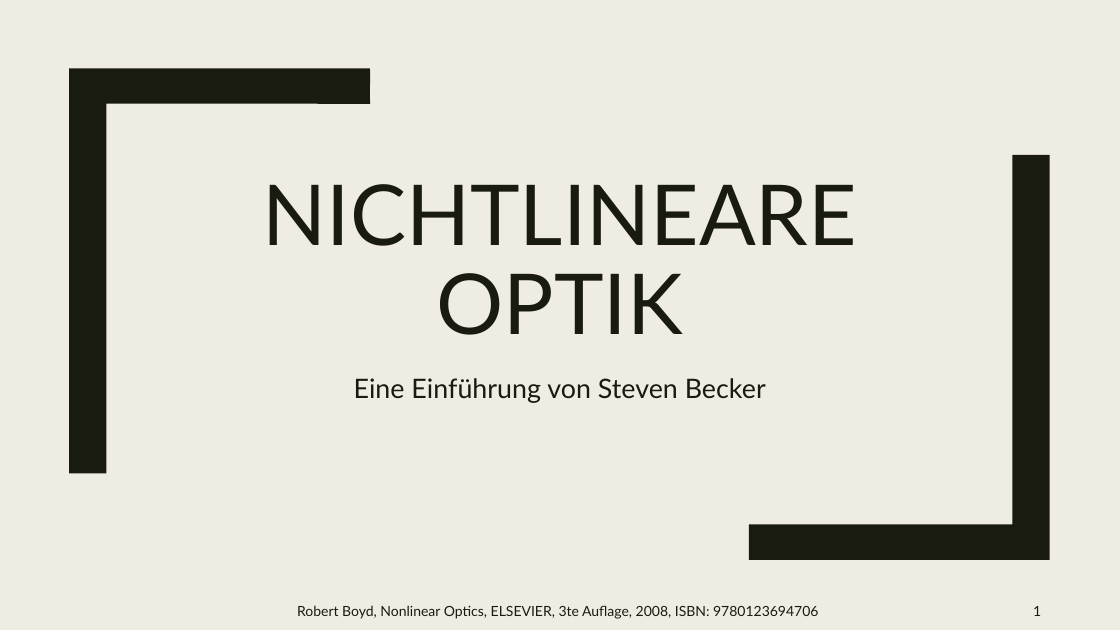
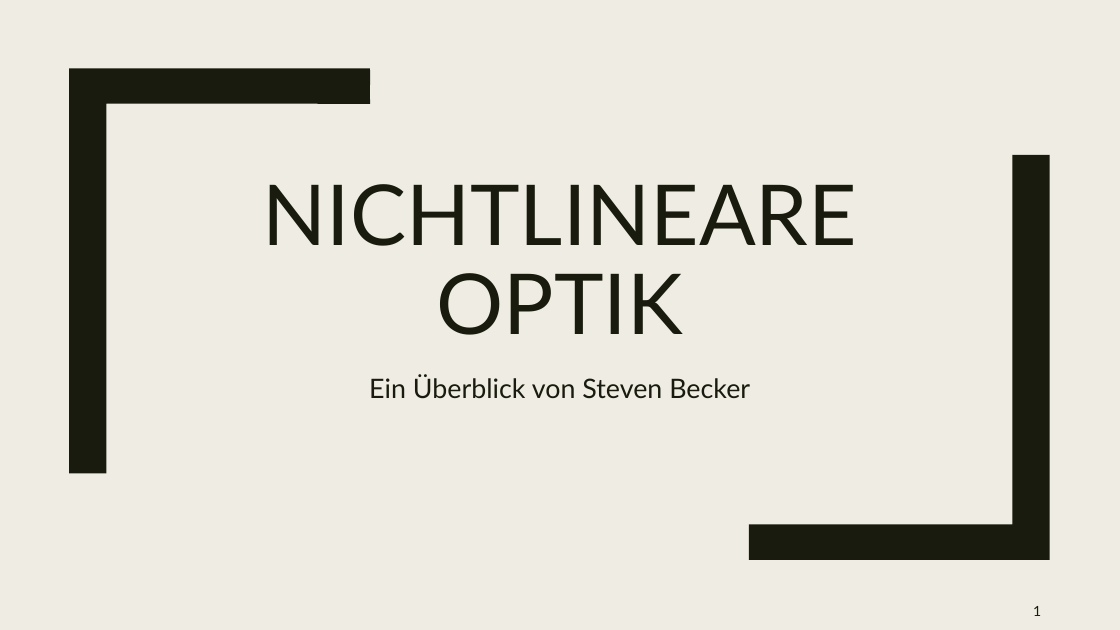
Before and after one commit to beckstev/presentations, a slide deck: slide 1 of nonlinear_optics/non_linear_optics.pptx. Drawn at 1120x630 pixels with LibreOffice and Linux fonts; fonts in the diff are those of the drawing. Boxes give left, top, right and bottom in pixels: in the first picture for what was removed or moved away, otherwise in the second. Text is boxed around its words. In the diff, an @@ line names an element or a change of style, - is before the commit and + after.

Commit message:
updated non_linear_optics

```diff
--- a/nonlinear_optics/non_linear_optics.pptx
+++ b/nonlinear_optics/non_linear_optics.pptx
@@ subtitle at (369,375,750,399): text changed @@
-Eine Einführung von Steven Becker
+Ein Überblick von Steven Becker
@@ text removed at (297,605,818,619) @@
-Robert Boyd, Nonlinear Optics, ELSEVIER, 3te Auflage, 2008, ISBN: 9780123694706
```
Also in this commit, not shown: 23 other slides changed, 15 slides added, 3 slides removed, 1 other file.
